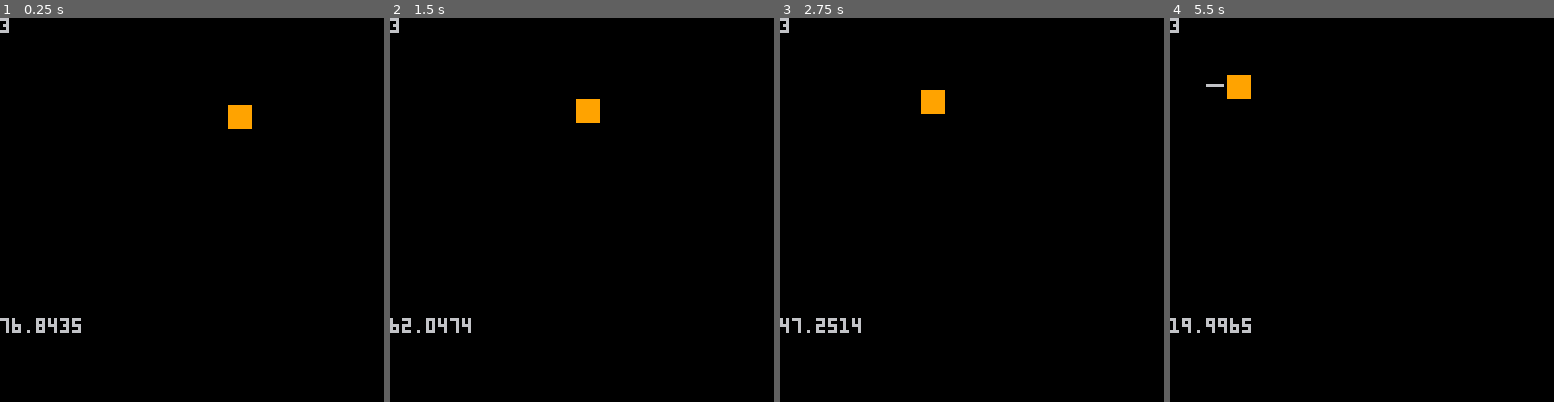
Above: before the commit, frames 1-4 (left to right).
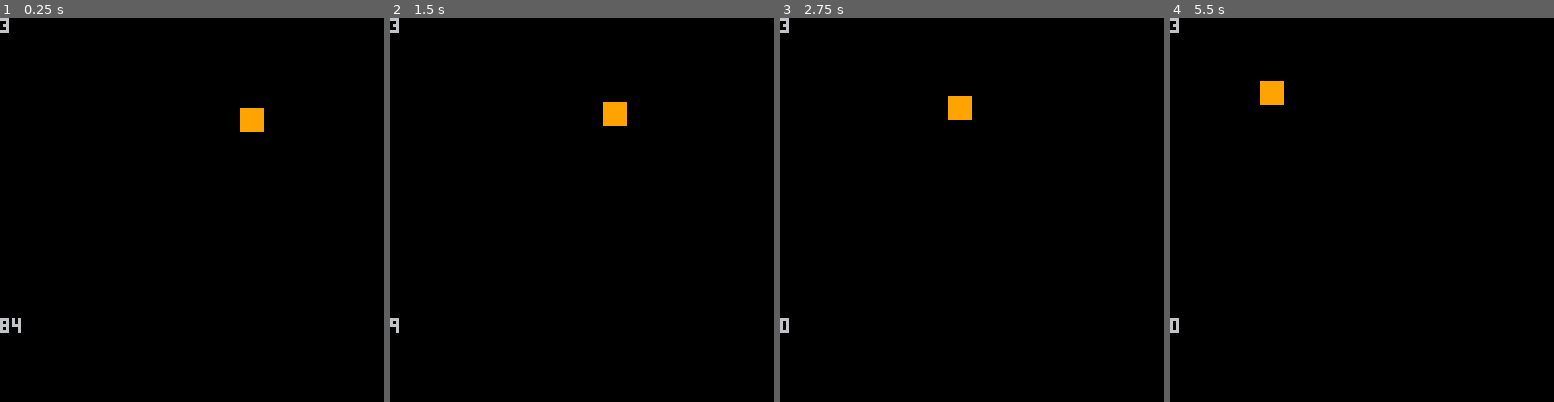
Above: after the commit, the same moments.

Repository: akbiggs/Scuffle
Game: PICO-8 cartridge scuffle.p8
Same seed, same stepped clock (60 frames per second), same inputs: the game is played once before the commit and once after it.
Inputs:
- Up to frame 1 (0.25 s): no input
- Up to frame 2 (1.5 s): tap X (X key) at 0.33, 1.07 s; tap O (Z key) at 0.7 s
- Up to frame 3 (2.75 s): hold Right 1.6-2.1 s; tap O (Z key) at 1.7, 2.1, 2.5 s; tap X (X key) at 1.85 s; hold Up 2.15-2.42 s; hold Right from 2.47 s (still down)
- Up to frame 4 (5.5 s): tap O (Z key) every 0.4 s from 2.9 to 5.3 s; tap X (X key) at 2.97, 4.08, 5.2 s; release Right at 3.03 s; hold Left 3.08-3.58 s; hold Down 3.63-3.97 s; hold Right 4.02-4.68 s; hold Up 4.73-5.03 s; hold Left from 5.08 s (still down)

The runs differ from the first frame. In frame 1, 0.8% of the frame differs, in the area x 0-69%, y 22-83%; in frame 2, 1.1%; in frame 3, 1.1%; in frame 4, 1.2%, in the area x 0-30%, y 14-83%.

Commit message:
Walker pauses sometimes

Diff:
--- a/scuffle.p8
+++ b/scuffle.p8
@@ -360,7 +360,15 @@
 
 function bullet:_init(
     anim, pos, vel, life,
-    is_enemy, left, size)
+    is_enemy, left, size,
+    destroy_on_hit)
+  if destroy_on_hit == nil
+  then
+    self.destroy_on_hit = true
+  else
+  		self.destroy_on_hit =
+  		    destroy_on_hit
+  end
   self.size = size or vec(8, 8)
 
   self.anim = anim
@@ -370,6 +378,8 @@
   self.life = life
   self.is_enemy = is_enemy
   self.left = left
+  self.destroy_on_hit = (
+      destroy_on_hit)
 end
 
 function bullet:update()
@@ -389,7 +399,10 @@
   if bullet_hb:intersects(
       other_hb)
   then
-    bullet.life = 0
+    if self.destroy_on_hit
+    then
+      bullet.life = 0
+    end
     other.life -= 1
     return true
   end
@@ -414,6 +427,58 @@
   self.vel = vec(0, 0)
   self.left = false
   self.cooldown = 100
+
+  self.walk_cooldown = 50
+  self.walk_dist = 50
+end
+
+function walker:walk_towards(
+    player)
+  self.vel = vec(0, 0)
+  self.walk_cooldown = max(0,
+      self.walk_cooldown - 1)
+  if self.walk_cooldown > 0
+  then
+    return
+  end
+
+  local direc = player.pos -
+      self.pos
+  local speed = 0.2
+  self.vel = (
+      direc:normalized() *
+      speed)
+  local dist = self.vel:mag()
+  self.walk_dist -= dist
+
+  if self.walk_dist <= 0
+  then
+    self.walk_dist = 50 +
+        rnd(50)
+    self.walk_cooldown = 50 +
+        rnd(50)
+  end
+end
+
+
+function walker:swing(bullets)
+  self.vel = vec(0, 0)
+  self.cooldown = 100
+  local bullet_offset =
+      ternary(
+          self.left,
+          vec(8, 0),
+          vec(-8, 0))
+  add(bullets,
+      bullet(
+          anim(16, 20, false,
+               6),
+          self.pos +
+              bullet_offset,
+          vec(0, 0),
+          30,
+          --[[is_enemy]]true,
+          self.left))
 end
 
 function walker:update(
@@ -425,37 +490,18 @@
   local attack_dist = 0.01
   local wants_attack =
       direc:mag() <= attack_dist
-  if wants_attack and
-     self.cooldown <= 0 then
-    self.vel = vec(0, 0)
-    self.cooldown = 100
-    local bullet_offset =
-        ternary(
-            self.left,
-            vec(8, 0),
-            vec(-8, 0))
-    add(bullets,
-        bullet(
-            anim(16, 20, false,
-                 6),
-            self.pos +
-                bullet_offset,
-            vec(0, 0),
-            30,
-            --[[is_enemy]]true,
-            self.left))
-  elseif not wants_attack then
-    self.vel = (
-        direc:normalized())
-    local speed = 0.2
-    self.vel *= speed
+  if not wants_attack then
+    self:walk_towards(player)
+  elseif self.cooldown <= 0 then
+    self:swing(bullets)
   end
 
   self.pos += self.vel
 end
 
 function walker:draw()
-  print(self.pos.x, 0, 100)
+
+  print(self.cooldown, 0, 100)
   spr(1, self.pos.x,
       self.pos.y,
       1, 1,
